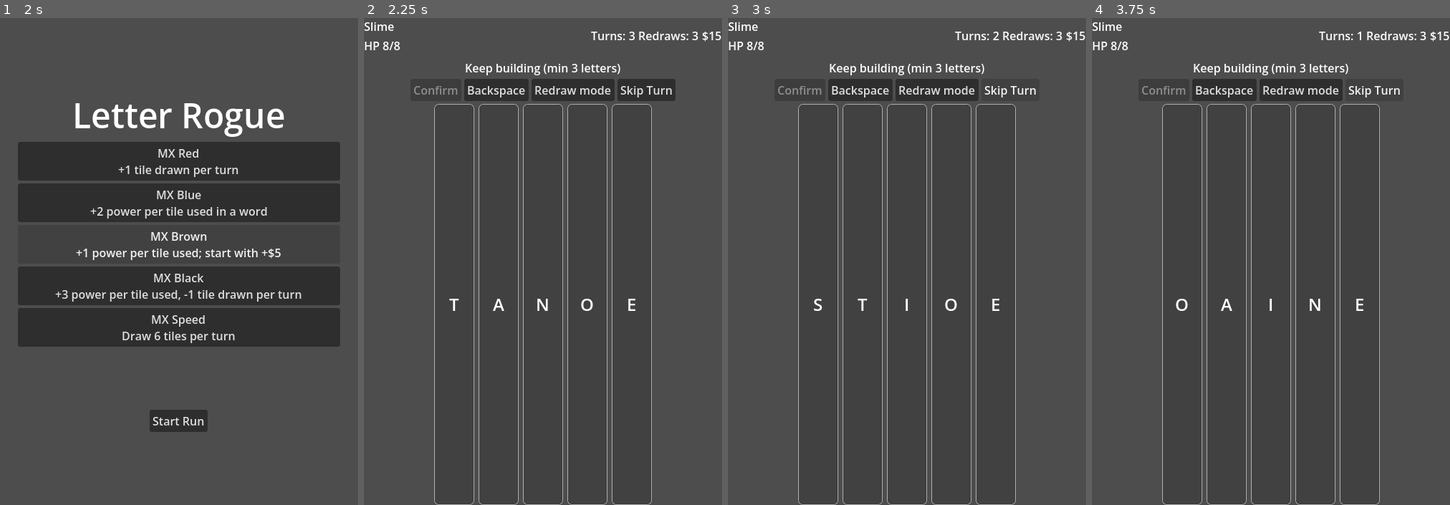
Above: before the commit, frames 1-4 (left to right).
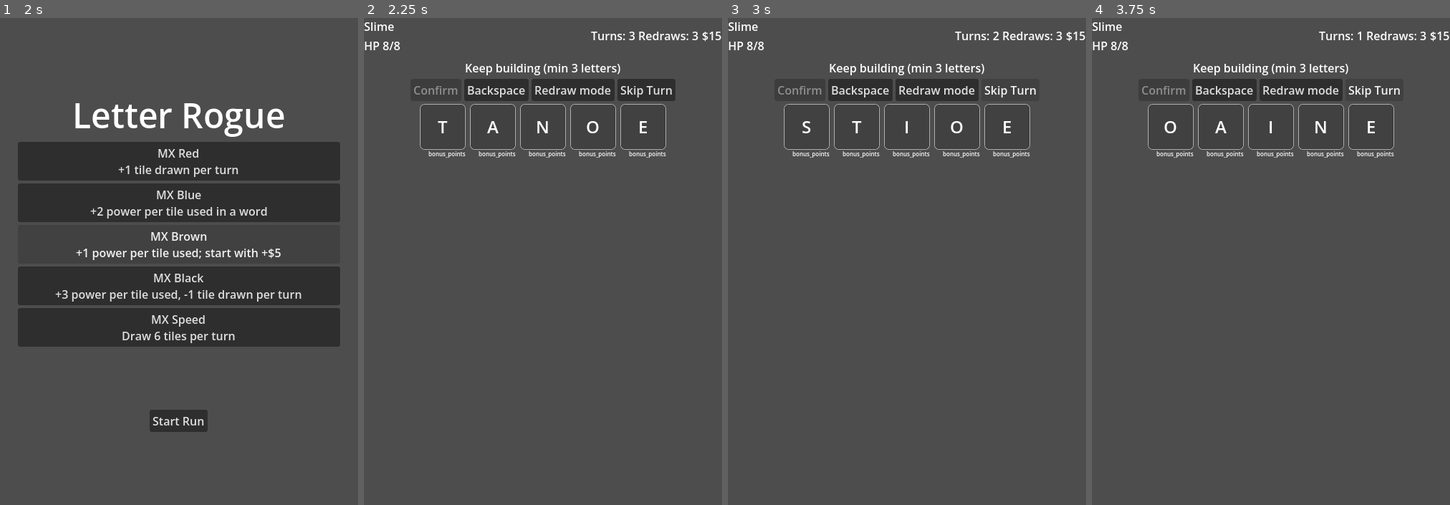
Above: after the commit, the same moments.

Repository: nilocky/letter-rogue
Game: Godot game, scene res://scenes/GameRoot.tscn
Two runs of this game, one before a commit and one after it. Both use one fixed random seed, a clock stepped at 60 frames per second and the inputs below.
Inputs:
- Up to frame 1 (2 s): click "MX Brown +1 power per tile us…" at 0.5 s; click "MX Brown +1 power per tile us…" at 1.25 s
- Up to frame 2 (2.25 s): click "Start Run" at 2 s
- Up to frame 3 (3 s): click "Skip Turn" at 2.75 s
- Up to frame 4 (3.75 s): click "Skip Turn" at 3.5 s

Frame 1 is identical in both runs. In frame 2, 2.7% of the frame differs, in the area x 15-85%, y 17-100%; in frame 3, 2.6%; in frame 4, 2.7%.

Commit message:
combat: square hand tiles, click-to-deselect, drag-and-drop word reorder

Diff:
--- a/scenes/CombatScreen.tscn
+++ b/scenes/CombatScreen.tscn
@@ -80,6 +80,6 @@
 [node name="HandContainer" type="HBoxContainer" parent="MarginContainer/VBoxContainer"]
 unique_name_in_owner = true
 size_flags_horizontal = 4
-size_flags_vertical = 3
+size_flags_vertical = 4
 alignment = 1
 theme_override_constants/separation = 6
--- a/scripts/components/KeyCapElement.gd
+++ b/scripts/components/KeyCapElement.gd
@@ -1,6 +1,7 @@
 extends Control
 
 signal clicked
+signal drag_drop(from: int, to: int)
 
 @onready var label = %Label
 @onready var ability_label = %AbilityLabel
@@ -12,6 +13,7 @@
 
 var cap_data: Dictionary = {}
 var selected := false
+var drag_index: int = -1  # >= 0 enables drag-and-drop for word-strip tiles
 
 func setup(data: Dictionary):
 	cap_data = data
@@ -76,8 +78,25 @@
 		_: return ""
 
 func _gui_input(event: InputEvent):
-	if event is InputEventMouseButton and event.pressed:
+	if event is InputEventMouseButton and event.button_index == MOUSE_BUTTON_LEFT and not event.pressed:
 		clicked.emit()
+
+func _get_drag_data(at_position: Vector2) -> Variant:
+	if drag_index < 0:
+		return null
+	var preview := Label.new()
+	preview.text = label.text
+	preview.add_theme_font_size_override("font_size", 24)
+	set_drag_preview(preview)
+	return {"slot": drag_index}
+
+func _can_drop_data(at_position: Vector2, data: Variant) -> bool:
+	return drag_index >= 0 and typeof(data) == TYPE_DICTIONARY
+
+func _drop_data(at_position: Vector2, data: Variant) -> void:
+	var from: int = int(data.get("slot", -1))
+	if from != drag_index:
+		drag_drop.emit(from, drag_index)
 
 func set_selected(s: bool):
 	selected = s
--- a/scripts/screens/CombatScreen.gd
+++ b/scripts/screens/CombatScreen.gd
@@ -88,7 +88,7 @@
 	_hand_elements.clear()
 	for i in range(GameState.hand.size()):
 		var el: Control = KeyCapElementScene.instantiate()
-		el.custom_minimum_size = Vector2(56, 56)
+		el.custom_minimum_size = Vector2(64, 64)
 		hand_container.add_child(el)
 		el.setup(GameState.hand[i])
 		el.clicked.connect(_on_hand_clicked.bind(i))
@@ -128,9 +128,18 @@
 		_show_letter_picker(cap)
 		return
 	if _slot_uses_hand_index(idx):
+		_remove_slot_by_hand_index(idx)
 		return
 	# Pass the hand index so the same physical tile can't be reused.
 	_add_slot(cap, str(cap["letter"]), idx)
+
+
+func _remove_slot_by_hand_index(idx: int) -> void:
+	for i in range(_slots.size()):
+		if int(_slots[i].get("hand_idx", -1)) == idx:
+			_slots.remove_at(i)
+			_refresh_word()
+			return
 
 
 func _slot_uses_hand_index(idx: int) -> bool:
@@ -187,7 +196,9 @@
 		word_strip.add_child(el)
 		el.setup(s["cap"])
 		el.override_letter(str(s["letter"]))
+		el.drag_index = i
 		el.clicked.connect(_on_slot_clicked.bind(i))
+		el.drag_drop.connect(_on_word_drop)
 	_refresh_hand_states()
 	var valid: Dictionary = CombatService.validate_word(_slots) if _slots.size() >= 3 else {"ok": false}
 	if valid.get("ok", false):
@@ -200,11 +211,17 @@
 
 
 func _on_slot_clicked(i: int) -> void:
-	if i >= _slots.size() - 1:
-		return
-	var tmp: Dictionary = _slots[i]
-	_slots[i] = _slots[i + 1]
-	_slots[i + 1] = tmp
+	if i < _slots.size():
+		_slots.remove_at(i)
+		_refresh_word()
+
+
+func _on_word_drop(from: int, to: int) -> void:
+	if from < 0 or from >= _slots.size() or to < 0 or to >= _slots.size():
+		return
+	var moving: Dictionary = _slots[from]
+	_slots.remove_at(from)
+	_slots.insert(to, moving)
 	_refresh_word()
 
 
